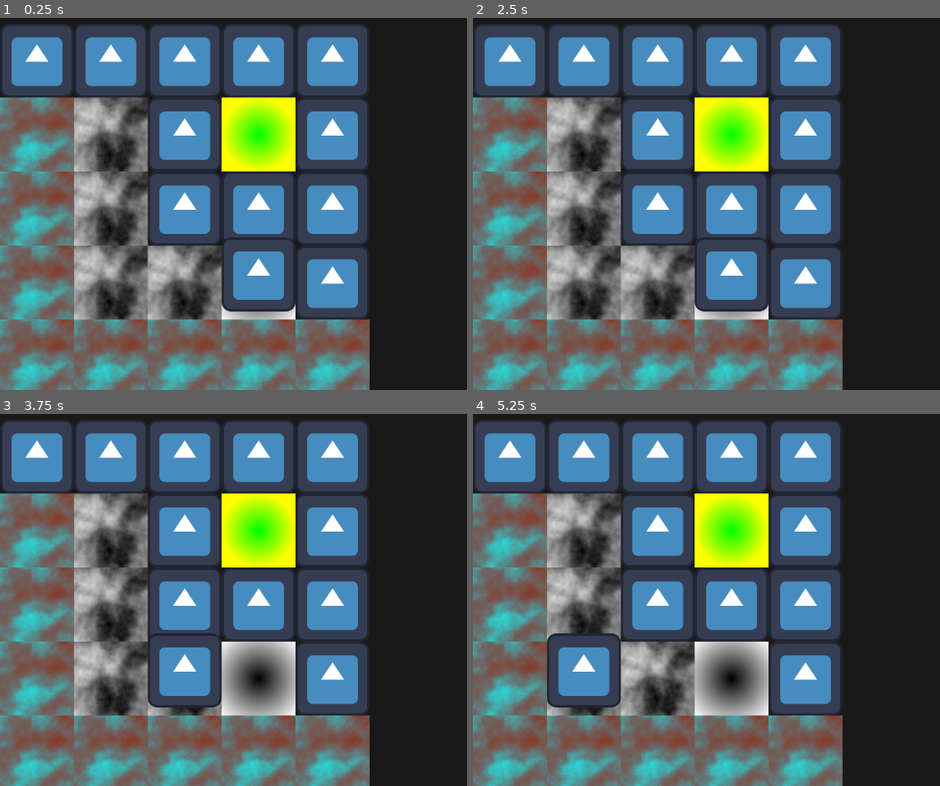
Above: before the commit, frames 1-4 (two rows, left to right).
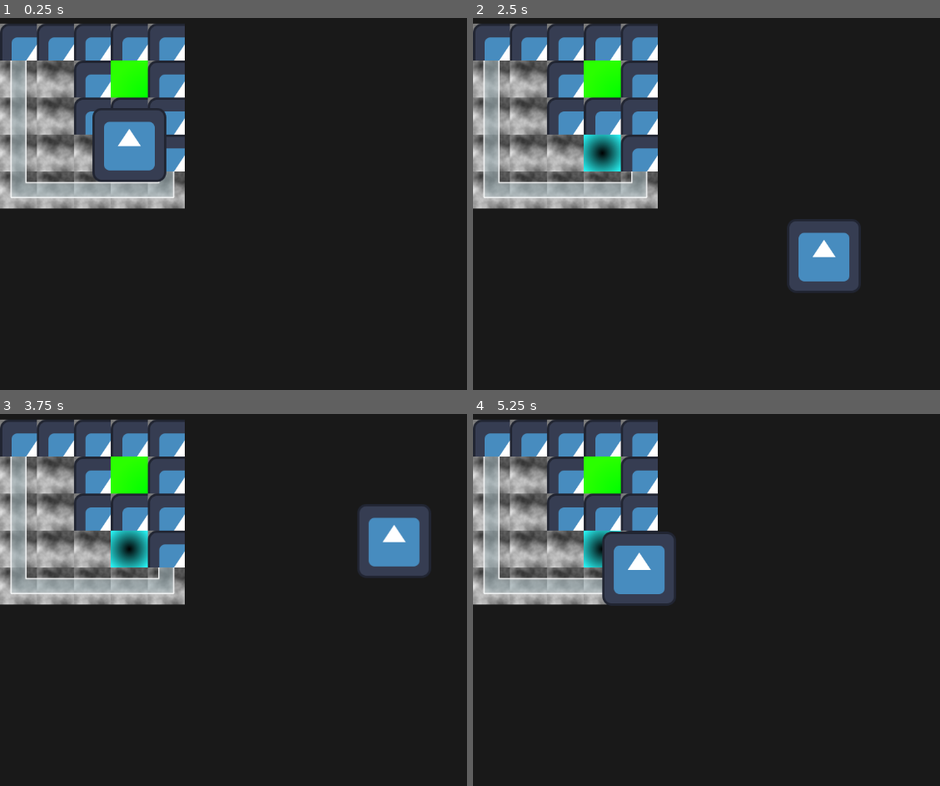
Above: after the commit, the same moments.

Repository: SomeSortOfSam/Out-of-Mind
Game: Godot game, scene res://Levels/level01.tscn
Same seed, same stepped clock (60 frames per second), same inputs: the game is played once before the commit and once after it. The engine's default icon, where the game draws it, is replaced by a stand-in: a white triangle on a blue panel in a dark square.
Inputs:
- Up to frame 1 (0.25 s): no input
- Up to frame 2 (2.5 s): tap Enter at 0.5 s; hold Right (ui_right) 0.53-1.28 s; hold Down (ui_down) 1.28-2.03 s; hold Right (ui_right) from 2.03 s (still down)
- Up to frame 3 (3.75 s): release Right (ui_right) at 2.78 s; hold Up (ui_up) 2.78-3.53 s; hold Left (ui_left) from 3.53 s (still down)
- Up to frame 4 (5.25 s): release Left (ui_left) at 5.03 s; hold Down (ui_down) from 5.03 s (still down)

The runs differ from the first frame. In frame 1, 70% of the frame differs, in the area x 0-80%, y 1-100%; in frame 2, 70%; in frame 3, 72%, in the area x 0-93%, y 1-100%; in frame 4, 70%.

Commit message:
glass exists now

Diff:
--- a/Level.tscn
+++ b/Level.tscn
@@ -7,5 +7,21 @@
 [node name="Level" type="TileMap"]
 tile_set = ExtResource("1_62qqt")
 format = 2
+layer_0/name = "Utility"
+layer_0/modulate = Color(0.168627, 1, 1, 1)
+layer_1/name = "Walls"
+layer_1/enabled = true
+layer_1/modulate = Color(1, 1, 1, 1)
+layer_1/y_sort_enabled = false
+layer_1/y_sort_origin = 0
+layer_1/z_index = 0
+layer_1/tile_data = PackedInt32Array()
+layer_2/name = "Floor"
+layer_2/enabled = true
+layer_2/modulate = Color(1, 1, 1, 1)
+layer_2/y_sort_enabled = false
+layer_2/y_sort_origin = 0
+layer_2/z_index = -1
+layer_2/tile_data = PackedInt32Array()
 script = ExtResource("2_xghl8")
 player_scene = ExtResource("3_g7t2i")
--- a/Levels/level01.tscn
+++ b/Levels/level01.tscn
@@ -4,4 +4,6 @@
 
 [node name="Level" instance=ExtResource("1_g4l1a")]
 position = Vector2(0, 14)
-layer_0/tile_data = PackedInt32Array(0, 0, 0, 1, 0, 0, 2, 0, 0, 65536, 1, 0, 131072, 1, 0, 196608, 1, 0, 262144, 1, 0, 65538, 0, 0, 131074, 0, 0, 262145, 1, 0, 262146, 1, 0, 262147, 1, 0, 262148, 1, 0, 131076, 0, 0, 131075, 0, 0, 196612, 0, 0, 65540, 0, 0, 4, 0, 0, 3, 0, 0, 65539, 3, 0, 196611, 4, 0, 196610, 2, 0, 196609, 2, 0, 131073, 2, 0, 65537, 2, 0)
+layer_0/tile_data = PackedInt32Array(196611, 4, 0, 65539, 3, 0)
+layer_1/tile_data = PackedInt32Array(0, 0, 0, 1, 0, 0, 2, 0, 0, 3, 0, 0, 4, 0, 0, 131076, 0, 0, 196612, 0, 0, 65540, 0, 0, 131075, 0, 0, 131074, 0, 0, 65538, 0, 0, 65536, 1, 1, 131072, 1, 1, 196608, 1, 1, 262144, 65537, 2, 262145, 131073, 3, 262146, 131073, 3, 262147, 131073, 3, 262148, 196609, 2)
+layer_2/tile_data = PackedInt32Array(0, 2, 3, 1, 2, 3, 2, 2, 3, 3, 2, 3, 4, 2, 3, 65540, 2, 3, 65538, 2, 3, 65537, 2, 3, 65536, 2, 3, 131072, 2, 3, 131073, 2, 3, 131074, 2, 3, 131075, 2, 3, 131076, 2, 3, 196612, 2, 3, 196611, 2, 3, 196610, 2, 3, 196609, 2, 3, 196608, 2, 3, 262144, 2, 3, 262145, 2, 3, 262146, 2, 3, 262147, 2, 3, 262148, 2, 3, 65539, 2, 1)
--- a/TileSet.tres
+++ b/TileSet.tres
@@ -1,28 +1,363 @@
-[gd_resource type="TileSet" load_steps=17 format=3 uid="uid://dugjqny2wd38q"]
+[gd_resource type="TileSet" load_steps=15 format=3 uid="uid://dugjqny2wd38q"]
 
 [ext_resource type="Texture2D" uid="uid://28rotrm0kvcv" path="res://icon.svg" id="1_085b7"]
+[ext_resource type="Texture2D" uid="uid://ye6ck7lff8r2" path="res://glass_tiles.png" id="2_lntwd"]
 
 [sub_resource type="TileSetAtlasSource" id="TileSetAtlasSource_e7ddd"]
 resource_name = "Wall"
 texture = ExtResource("1_085b7")
-texture_region_size = Vector2i(128, 128)
+texture_region_size = Vector2i(64, 64)
 0:0/0 = 0
-
-[sub_resource type="Gradient" id="Gradient_0mnwx"]
-offsets = PackedFloat32Array(0, 0.415385, 1)
-colors = PackedColorArray(0.545827, 0.20414, 0.120502, 1, 0.419231, 0.419231, 0.419231, 1, 0.0784314, 1, 1, 1)
-
-[sub_resource type="FastNoiseLite" id="FastNoiseLite_kowmi"]
-offset = Vector3(2.24719e+07, 0, 0)
-
-[sub_resource type="NoiseTexture2D" id="NoiseTexture2D_q51eu"]
-color_ramp = SubResource("Gradient_0mnwx")
-noise = SubResource("FastNoiseLite_kowmi")
 
 [sub_resource type="TileSetAtlasSource" id="TileSetAtlasSource_7cnu0"]
 resource_name = "Glass"
-texture = SubResource("NoiseTexture2D_q51eu")
-texture_region_size = Vector2i(128, 128)
+texture = ExtResource("2_lntwd")
+texture_region_size = Vector2i(64, 64)
+1:0/0 = 0
+1:0/0/terrain_set = 0
+1:0/0/terrain = 0
+1:0/0/terrains_peering_bit/right_side = 0
+1:0/0/terrains_peering_bit/bottom_side = 0
+2:0/0 = 0
+2:0/0/terrain_set = 0
+2:0/0/terrain = 0
+2:0/0/terrains_peering_bit/right_side = 0
+2:0/0/terrains_peering_bit/bottom_side = 0
+2:0/0/terrains_peering_bit/left_side = 0
+3:0/0 = 0
+3:0/0/terrain_set = 0
+3:0/0/terrain = 0
+3:0/0/terrains_peering_bit/bottom_side = 0
+3:0/0/terrains_peering_bit/left_side = 0
+0:1/0 = 0
+0:1/0/terrain_set = 0
+0:1/0/terrain = 0
+0:1/0/terrains_peering_bit/bottom_side = 0
+0:1/0/terrains_peering_bit/top_side = 0
+1:1/0 = 0
+1:1/0/terrain_set = 0
+1:1/0/terrain = 0
+1:1/0/terrains_peering_bit/right_side = 0
+1:1/0/terrains_peering_bit/bottom_side = 0
+1:1/0/terrains_peering_bit/top_side = 0
+2:1/0 = 0
+2:1/0/terrain_set = 0
+2:1/0/terrain = 0
+2:1/0/terrains_peering_bit/right_side = 0
+2:1/0/terrains_peering_bit/bottom_side = 0
+2:1/0/terrains_peering_bit/left_side = 0
+2:1/0/terrains_peering_bit/top_side = 0
+3:1/0 = 0
+3:1/0/terrain_set = 0
+3:1/0/terrain = 0
+3:1/0/terrains_peering_bit/bottom_side = 0
+3:1/0/terrains_peering_bit/left_side = 0
+3:1/0/terrains_peering_bit/top_side = 0
+0:0/0 = 0
+0:0/0/terrain_set = 0
+0:0/0/terrain = 0
+0:0/0/terrains_peering_bit/bottom_side = 0
+0:2/0 = 0
+0:2/0/terrain_set = 0
+0:2/0/terrain = 0
+0:2/0/terrains_peering_bit/top_side = 0
+1:2/0 = 0
+1:2/0/terrain_set = 0
+1:2/0/terrain = 0
+1:2/0/terrains_peering_bit/right_side = 0
+1:2/0/terrains_peering_bit/top_side = 0
+2:2/0 = 0
+2:2/0/terrain_set = 0
+2:2/0/terrain = 0
+2:2/0/terrains_peering_bit/right_side = 0
+2:2/0/terrains_peering_bit/left_side = 0
+2:2/0/terrains_peering_bit/top_side = 0
+3:2/0 = 0
+3:2/0/terrain_set = 0
+3:2/0/terrain = 0
+3:2/0/terrains_peering_bit/left_side = 0
+3:2/0/terrains_peering_bit/top_side = 0
+4:2/0 = 0
+4:2/0/terrain_set = 0
+4:2/0/terrain = 0
+4:2/0/terrains_peering_bit/right_side = 0
+4:2/0/terrains_peering_bit/bottom_side = 0
+4:2/0/terrains_peering_bit/top_side = 0
+4:2/0/terrains_peering_bit/top_right_corner = 0
+4:3/0 = 0
+4:3/0/terrain_set = 0
+4:3/0/terrain = 0
+4:3/0/terrains_peering_bit/right_side = 0
+4:3/0/terrains_peering_bit/bottom_side = 0
+4:3/0/terrains_peering_bit/bottom_left_corner = 0
+4:3/0/terrains_peering_bit/left_side = 0
+4:3/0/terrains_peering_bit/top_side = 0
+3:3/0 = 0
+3:3/0/terrain_set = 0
+3:3/0/terrain = 0
+3:3/0/terrains_peering_bit/left_side = 0
+2:3/0 = 0
+2:3/0/terrain_set = 0
+2:3/0/terrain = 0
+2:3/0/terrains_peering_bit/right_side = 0
+2:3/0/terrains_peering_bit/left_side = 0
+1:3/0 = 0
+1:3/0/terrain_set = 0
+1:3/0/terrain = 0
+1:3/0/terrains_peering_bit/right_side = 0
+0:3/0 = 0
+0:3/0/terrain_set = 0
+0:3/0/terrain = 0
+5:3/0 = 0
+5:3/0/terrain_set = 0
+5:3/0/terrain = 0
+5:3/0/terrains_peering_bit/right_side = 0
+5:3/0/terrains_peering_bit/left_side = 0
+5:3/0/terrains_peering_bit/top_side = 0
+5:3/0/terrains_peering_bit/top_right_corner = 0
+6:3/0 = 0
+6:3/0/terrain_set = 0
+6:3/0/terrain = 0
+6:3/0/terrains_peering_bit/right_side = 0
+6:3/0/terrains_peering_bit/left_side = 0
+6:3/0/terrains_peering_bit/top_left_corner = 0
+6:3/0/terrains_peering_bit/top_side = 0
+6:2/0 = 0
+6:2/0/terrain_set = 0
+6:2/0/terrain = 0
+6:2/0/terrains_peering_bit/right_side = 0
+6:2/0/terrains_peering_bit/bottom_side = 0
+6:2/0/terrains_peering_bit/bottom_left_corner = 0
+6:2/0/terrains_peering_bit/left_side = 0
+6:2/0/terrains_peering_bit/top_left_corner = 0
+6:2/0/terrains_peering_bit/top_side = 0
+6:2/0/terrains_peering_bit/top_right_corner = 0
+6:1/0 = 0
+6:1/0/terrain_set = 0
+6:1/0/terrain = 0
+6:1/0/terrains_peering_bit/right_side = 0
+6:1/0/terrains_peering_bit/bottom_right_corner = 0
+6:1/0/terrains_peering_bit/bottom_side = 0
+6:1/0/terrains_peering_bit/bottom_left_corner = 0
+6:1/0/terrains_peering_bit/left_side = 0
+6:1/0/terrains_peering_bit/top_left_corner = 0
+6:1/0/terrains_peering_bit/top_side = 0
+6:0/0 = 0
+6:0/0/terrain_set = 0
+6:0/0/terrain = 0
+6:0/0/terrains_peering_bit/right_side = 0
+6:0/0/terrains_peering_bit/bottom_side = 0
+6:0/0/terrains_peering_bit/bottom_left_corner = 0
+6:0/0/terrains_peering_bit/left_side = 0
+5:0/0 = 0
+5:0/0/terrain_set = 0
+5:0/0/terrain = 0
+5:0/0/terrains_peering_bit/right_side = 0
+5:0/0/terrains_peering_bit/bottom_right_corner = 0
+5:0/0/terrains_peering_bit/bottom_side = 0
+5:0/0/terrains_peering_bit/left_side = 0
+4:0/0 = 0
+4:0/0/terrain_set = 0
+4:0/0/terrain = 0
+4:0/0/terrains_peering_bit/right_side = 0
+4:0/0/terrains_peering_bit/bottom_side = 0
+4:0/0/terrains_peering_bit/left_side = 0
+4:0/0/terrains_peering_bit/top_left_corner = 0
+4:0/0/terrains_peering_bit/top_side = 0
+4:1/0 = 0
+4:1/0/terrain_set = 0
+4:1/0/terrain = 0
+4:1/0/terrains_peering_bit/right_side = 0
+4:1/0/terrains_peering_bit/bottom_right_corner = 0
+4:1/0/terrains_peering_bit/bottom_side = 0
+4:1/0/terrains_peering_bit/top_side = 0
+5:1/0 = 0
+5:1/0/terrain_set = 0
+5:1/0/terrain = 0
+5:1/0/terrains_peering_bit/right_side = 0
+5:1/0/terrains_peering_bit/bottom_right_corner = 0
+5:1/0/terrains_peering_bit/bottom_side = 0
+5:1/0/terrains_peering_bit/bottom_left_corner = 0
+5:1/0/terrains_peering_bit/left_side = 0
+5:1/0/terrains_peering_bit/top_side = 0
+5:1/0/terrains_peering_bit/top_right_corner = 0
+5:2/0 = 0
+5:2/0/terrain_set = 0
+5:2/0/terrain = 0
+5:2/0/terrains_peering_bit/right_side = 0
+5:2/0/terrains_peering_bit/bottom_right_corner = 0
+5:2/0/terrains_peering_bit/bottom_side = 0
+5:2/0/terrains_peering_bit/left_side = 0
+5:2/0/terrains_peering_bit/top_left_corner = 0
+5:2/0/terrains_peering_bit/top_side = 0
+5:2/0/terrains_peering_bit/top_right_corner = 0
+7:0/0 = 0
+7:0/0/terrain_set = 0
+7:0/0/terrain = 0
+7:0/0/terrains_peering_bit/right_side = 0
+7:0/0/terrains_peering_bit/bottom_side = 0
+7:0/0/terrains_peering_bit/left_side = 0
+7:0/0/terrains_peering_bit/top_side = 0
+7:0/0/terrains_peering_bit/top_right_corner = 0
+8:0/0 = 0
+8:0/0/terrain_set = 0
+8:0/0/terrain = 0
+8:0/0/terrains_peering_bit/right_side = 0
+8:0/0/terrains_peering_bit/bottom_right_corner = 0
+8:0/0/terrains_peering_bit/bottom_side = 0
+9:0/0 = 0
+9:0/0/terrain_set = 0
+9:0/0/terrain = 0
+9:0/0/terrains_peering_bit/right_side = 0
+9:0/0/terrains_peering_bit/bottom_right_corner = 0
+9:0/0/terrains_peering_bit/bottom_side = 0
+9:0/0/terrains_peering_bit/bottom_left_corner = 0
+9:0/0/terrains_peering_bit/left_side = 0
+9:0/0/terrains_peering_bit/top_side = 0
+10:0/0 = 0
+10:0/0/terrain_set = 0
+10:0/0/terrain = 0
+10:0/0/terrains_peering_bit/right_side = 0
+10:0/0/terrains_peering_bit/bottom_right_corner = 0
+10:0/0/terrains_peering_bit/bottom_side = 0
+10:0/0/terrains_peering_bit/bottom_left_corner = 0
+10:0/0/terrains_peering_bit/left_side = 0
+11:0/0 = 0
+11:0/0/terrain_set = 0
+11:0/0/terrain = 0
+11:0/0/terrains_peering_bit/bottom_side = 0
+11:0/0/terrains_peering_bit/bottom_left_corner = 0
+11:0/0/terrains_peering_bit/left_side = 0
+11:1/0 = 0
+11:1/0/terrain_set = 0
+11:1/0/terrain = 0
+11:1/0/terrains_peering_bit/right_side = 0
+11:1/0/terrains_peering_bit/bottom_side = 0
+11:1/0/terrains_peering_bit/bottom_left_corner = 0
+11:1/0/terrains_peering_bit/left_side = 0
+11:1/0/terrains_peering_bit/top_left_corner = 0
+11:1/0/terrains_peering_bit/top_side = 0
+11:2/0 = 0
+11:2/0/terrain_set = 0
+11:2/0/terrain = 0
+11:2/0/terrains_peering_bit/bottom_side = 0
+11:2/0/terrains_peering_bit/bottom_left_corner = 0
+11:2/0/terrains_peering_bit/left_side = 0
+11:2/0/terrains_peering_bit/top_left_corner = 0
+11:2/0/terrains_peering_bit/top_side = 0
+11:3/0 = 0
+11:3/0/terrain_set = 0
+11:3/0/terrain = 0
+11:3/0/terrains_peering_bit/left_side = 0
+11:3/0/terrains_peering_bit/top_left_corner = 0
+11:3/0/terrains_peering_bit/top_side = 0
+10:3/0 = 0
+10:3/0/terrain_set = 0
+10:3/0/terrain = 0
+10:3/0/terrains_peering_bit/right_side = 0
+10:3/0/terrains_peering_bit/bottom_side = 0
+10:3/0/terrains_peering_bit/left_side = 0
+10:3/0/terrains_peering_bit/top_left_corner = 0
+10:3/0/terrains_peering_bit/top_side = 0
+10:3/0/terrains_peering_bit/top_right_corner = 0
+10:2/0 = 0
+10:2/0/terrain_set = 0
+10:2/0/terrain = 0
+10:2/0/terrains_peering_bit/right_side = 0
+10:2/0/terrains_peering_bit/bottom_right_corner = 0
+10:2/0/terrains_peering_bit/bottom_side = 0
+10:2/0/terrains_peering_bit/left_side = 0
+10:2/0/terrains_peering_bit/top_left_corner = 0
+10:2/0/terrains_peering_bit/top_side = 0
+9:2/0 = 0
+9:2/0/terrain_set = 0
+9:2/0/terrain = 0
+9:2/0/terrains_peering_bit/right_side = 0
+9:2/0/terrains_peering_bit/bottom_right_corner = 0
+9:2/0/terrains_peering_bit/bottom_side = 0
+9:2/0/terrains_peering_bit/bottom_left_corner = 0
+9:2/0/terrains_peering_bit/left_side = 0
+9:2/0/terrains_peering_bit/top_left_corner = 0
+9:2/0/terrains_peering_bit/top_side = 0
+9:2/0/terrains_peering_bit/top_right_corner = 0
+8:3/0 = 0
+8:3/0/terrain_set = 0
+8:3/0/terrain = 0
+8:3/0/terrains_peering_bit/right_side = 0
+8:3/0/terrains_peering_bit/top_side = 0
+8:3/0/terrains_peering_bit/top_right_corner = 0
+7:3/0 = 0
+7:3/0/terrain_set = 0
+7:3/0/terrain = 0
+7:3/0/terrains_peering_bit/right_side = 0
+7:3/0/terrains_peering_bit/bottom_right_corner = 0
+7:3/0/terrains_peering_bit/bottom_side = 0
+7:3/0/terrains_peering_bit/left_side = 0
+7:3/0/terrains_peering_bit/top_side = 0
+7:2/0 = 0
+7:2/0/terrain_set = 0
+7:2/0/terrain = 0
+7:2/0/terrains_peering_bit/bottom_side = 0
+7:2/0/terrains_peering_bit/left_side = 0
+7:2/0/terrains_peering_bit/top_left_corner = 0
+7:2/0/terrains_peering_bit/top_side = 0
+7:1/0 = 0
+7:1/0/terrain_set = 0
+7:1/0/terrain = 0
+7:1/0/terrains_peering_bit/bottom_side = 0
+7:1/0/terrains_peering_bit/bottom_left_corner = 0
+7:1/0/terrains_peering_bit/left_side = 0
+7:1/0/terrains_peering_bit/top_side = 0
+8:1/0 = 0
+8:1/0/terrain_set = 0
+8:1/0/terrain = 0
+8:1/0/terrains_peering_bit/right_side = 0
+8:1/0/terrains_peering_bit/bottom_right_corner = 0
+8:1/0/terrains_peering_bit/bottom_side = 0
+8:1/0/terrains_peering_bit/top_side = 0
+8:1/0/terrains_peering_bit/top_right_corner = 0
+9:1/0 = 0
+9:1/0/terrain_set = 0
+9:1/0/terrain = 0
+9:1/0/terrains_peering_bit/right_side = 0
+9:1/0/terrains_peering_bit/bottom_side = 0
+9:1/0/terrains_peering_bit/bottom_left_corner = 0
+9:1/0/terrains_peering_bit/left_side = 0
+9:1/0/terrains_peering_bit/top_side = 0
+9:1/0/terrains_peering_bit/top_right_corner = 0
+10:1/0 = 0
+10:1/0/terrain_set = 0
+9:3/0 = 0
+9:3/0/terrain_set = 0
+9:3/0/terrain = 0
+9:3/0/terrains_peering_bit/right_side = 0
+9:3/0/terrains_peering_bit/left_side = 0
+9:3/0/terrains_peering_bit/top_left_corner = 0
+9:3/0/terrains_peering_bit/top_side = 0
+9:3/0/terrains_peering_bit/top_right_corner = 0
+8:2/0 = 0
+8:2/0/terrain_set = 0
+8:2/0/terrain = 0
+8:2/0/terrains_peering_bit/right_side = 0
+8:2/0/terrains_peering_bit/bottom_right_corner = 0
+8:2/0/terrains_peering_bit/bottom_side = 0
+8:2/0/terrains_peering_bit/left_side = 0
+8:2/0/terrains_peering_bit/top_side = 0
+8:2/0/terrains_peering_bit/top_right_corner = 0
+
+[sub_resource type="Gradient" id="Gradient_y8oav"]
+
+[sub_resource type="FastNoiseLite" id="FastNoiseLite_wnro0"]
+
+[sub_resource type="NoiseTexture2D" id="NoiseTexture2D_chv7n"]
+width = 64
+color_ramp = SubResource("Gradient_y8oav")
+noise = SubResource("FastNoiseLite_wnro0")
+
+[sub_resource type="TileSetAtlasSource" id="TileSetAtlasSource_11mjb"]
+resource_name = "Floor"
+texture = SubResource("NoiseTexture2D_chv7n")
+texture_region_size = Vector2i(64, 64)
 1:0/0 = 0
 2:0/0 = 0
 3:0/0 = 0
@@ -40,35 +375,6 @@
 3:3/0 = 0
 0:0/0 = 0
 
-[sub_resource type="Gradient" id="Gradient_y8oav"]
-
-[sub_resource type="FastNoiseLite" id="FastNoiseLite_wnro0"]
-
-[sub_resource type="NoiseTexture2D" id="NoiseTexture2D_chv7n"]
-color_ramp = SubResource("Gradient_y8oav")
-noise = SubResource("FastNoiseLite_wnro0")
-
-[sub_resource type="TileSetAtlasSource" id="TileSetAtlasSource_11mjb"]
-resource_name = "Floor"
-texture = SubResource("NoiseTexture2D_chv7n")
-texture_region_size = Vector2i(128, 128)
-1:0/0 = 0
-2:0/0 = 0
-3:0/0 = 0
-0:1/0 = 0
-1:1/0 = 0
-2:1/0 = 0
-3:1/0 = 0
-0:2/0 = 0
-1:2/0 = 0
-2:2/0 = 0
-3:2/0 = 0
-0:3/0 = 0
-1:3/0 = 0
-2:3/0 = 0
-3:3/0 = 0
-0:0/0 = 0
-
 [sub_resource type="Gradient" id="Gradient_4i4o3"]
 colors = PackedColorArray(0, 1, 0, 1, 1, 1, 0, 1)
 
@@ -83,26 +389,27 @@
 [sub_resource type="TileSetAtlasSource" id="TileSetAtlasSource_et73n"]
 resource_name = "Exit"
 texture = SubResource("GradientTexture2D_7u5cr")
-texture_region_size = Vector2i(128, 128)
+texture_region_size = Vector2i(64, 64)
 0:0/0 = 0
 
 [sub_resource type="Gradient" id="Gradient_d7l40"]
 
 [sub_resource type="GradientTexture2D" id="GradientTexture2D_xpnd3"]
 gradient = SubResource("Gradient_d7l40")
-width = 128
-height = 128
 fill = 1
 fill_from = Vector2(0.5, 0.5)
 
 [sub_resource type="TileSetAtlasSource" id="TileSetAtlasSource_fsp52"]
 resource_name = "PlayerStartPosition"
 texture = SubResource("GradientTexture2D_xpnd3")
-texture_region_size = Vector2i(128, 128)
+texture_region_size = Vector2i(64, 64)
 0:0/0 = 0
 
 [resource]
-tile_size = Vector2i(128, 128)
+tile_size = Vector2i(64, 64)
+terrain_set_0/mode = 0
+terrain_set_0/terrain_0/name = "Glass"
+terrain_set_0/terrain_0/color = Color(1, 1, 1, 1)
 sources/0 = SubResource("TileSetAtlasSource_e7ddd")
 sources/1 = SubResource("TileSetAtlasSource_7cnu0")
 sources/2 = SubResource("TileSetAtlasSource_11mjb")
Binary file added: glass_tiles.png
Not shown, added: glass_tiles.png.import
